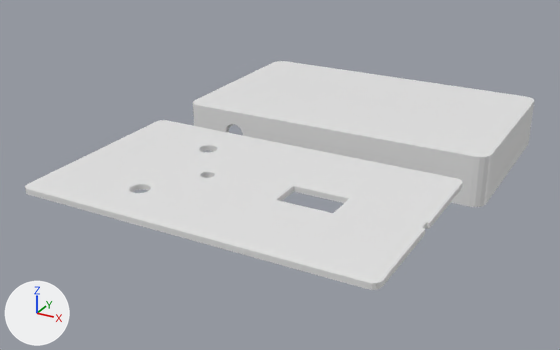
A saved change to the Blender file tremolo_pedal.blend.
Both versions are drawn from a camera (50 mm lens) standing at (0.128, -0.301, 0.106) and looking at (-0.005, -0.057, -0.015). The axes (+X, +Y, +Z) are drawn at lower left. The lights are the same throughout.
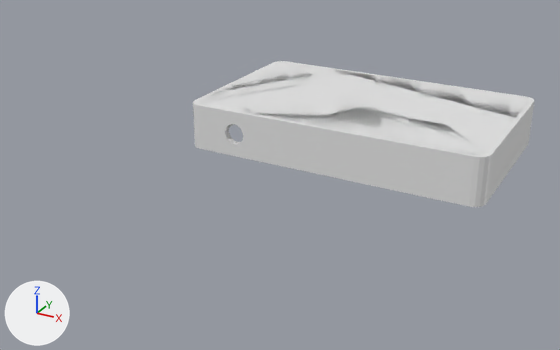
The newer file is also rescaled (x1000.0) as a whole; pictures and numbers use the older file's frame.

Scene script edits in JSON lines:
```json
{"op": "set", "path": "ob_plane_001.location", "old": "(-0.005, -0.1, -0.001)", "new": "(-0.005, 0.0, -0.001)"}
```

Where the change shows, as pixel boxes [x1, y1, x2, y2] in the pictures (560 x 350 px):
```json
{"object": "Plane.001", "change": "moved", "before": [25, 120, 462, 290], "after": [199, 62, 530, 155]}
```
